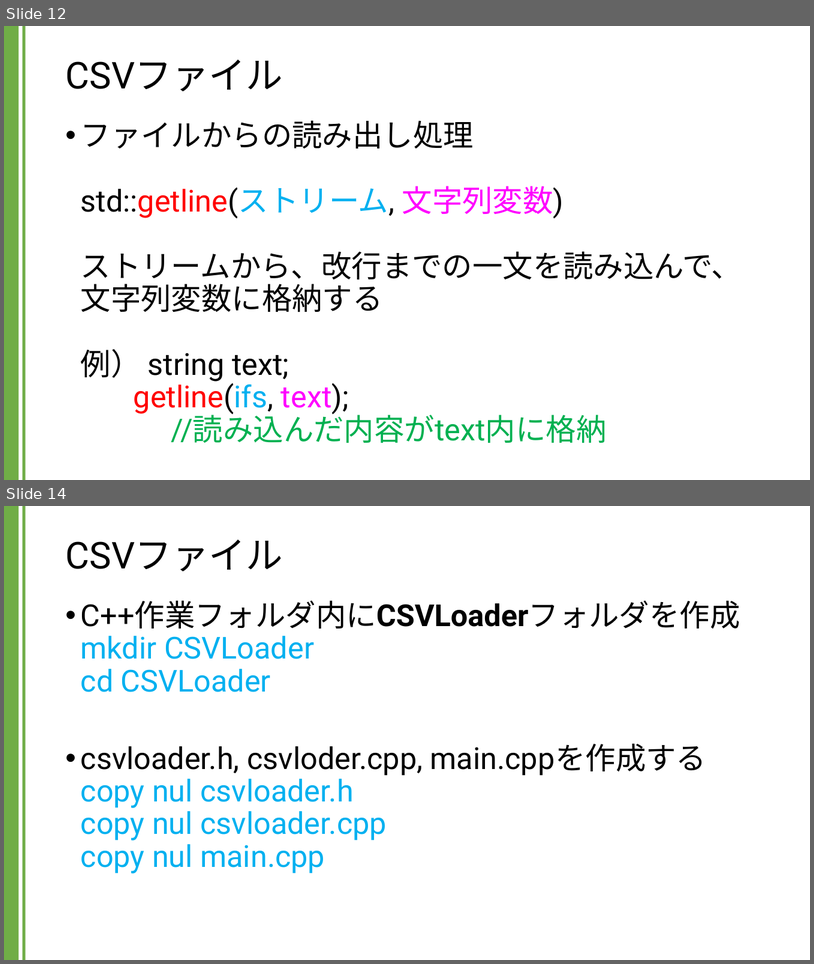
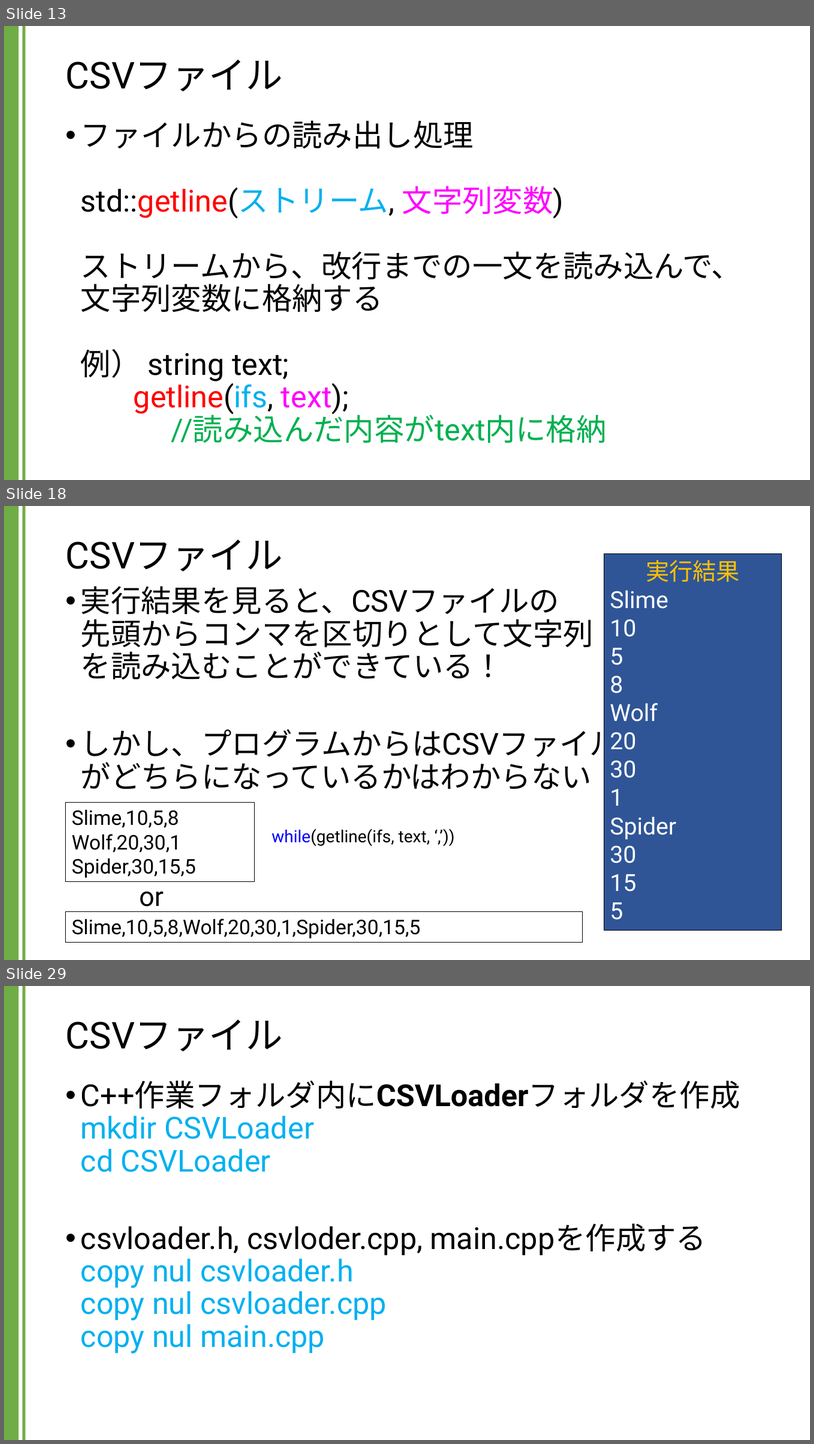
Before and after one commit to kic-murata/cpp2024, a slide deck: 授業資料/講義資料：CSVファイル.pptx. Shown one above the other, each under a label of ours: slides 12 and 14 before the commit, slides 13, 18 and 29 after it; the slides between them are not shown. The pictures are 814x964 and 814x1444 pixels, drawn with LibreOffice and Linux fonts; fonts in the diff are those of the drawing. Boxes give left, top, right and bottom in pixels: in the first picture for what was removed or moved away, otherwise in the second. Text is boxed around its words. In the diff, an @@ line names an element or a change of style, - is before the commit and + after.

```diff
--- a/授業資料/講義資料：CSVファイル.pptx
+++ b/授業資料/講義資料：CSVファイル.pptx
@@ slide 18 added at <box>4,506,810,960</box>, background #FFFFFF; not listed: 2 template elements that a slide beside it also shows @@
@@ title added at <box>65,540,282,571</box>, 44 pt, text #000000 @@
+CSVファイル
@@ rectangle added at <box>605,554,782,931</box>, fill #2F5597, outline #000000 0.75 pt, 28 pt, text #FFFFFF @@
+実行結果
+Slime
+10
+5
+8
+Wolf
+20
+30
+1
+Spider
+30
+15
+5
@@ text added at <box>81,586,621,789</box>, 36 pt, text #000000 @@
+• 実行結果を見ると、CSVファイルの
+  先頭からコンマを区切りとして文字列
+  を読み込むことができている！
+• しかし、プログラムからはCSVファイル
+  がどちらになっているかはわからない
@@ rectangle added at <box>66,802,254,881</box>, outline #000000 0.75 pt, 24 pt, text #000000 @@
+Slime,10,5,8
+Wolf,20,30,1
+Spider,30,15,5
@@ text added at <box>272,828,431,846</box>, 20 pt, text #000000 @@
+while(getline(ifs, text, ‘,’))
@@ text added at <box>139,881,164,912</box>, 32 pt, text #000000 @@
+or
@@ rectangle added at <box>66,912,583,942</box>, outline #000000 0.75 pt, 24 pt, text #000000 @@
+Slime,10,5,8,Wolf,20,30,1,Spider,30,15,5
@@ what was slide 12 is now slide 13 @@
@@ what was slide 14 is now slide 29 @@
```
Also in this commit, not shown: 6 slides changed, 14 other slides added.
